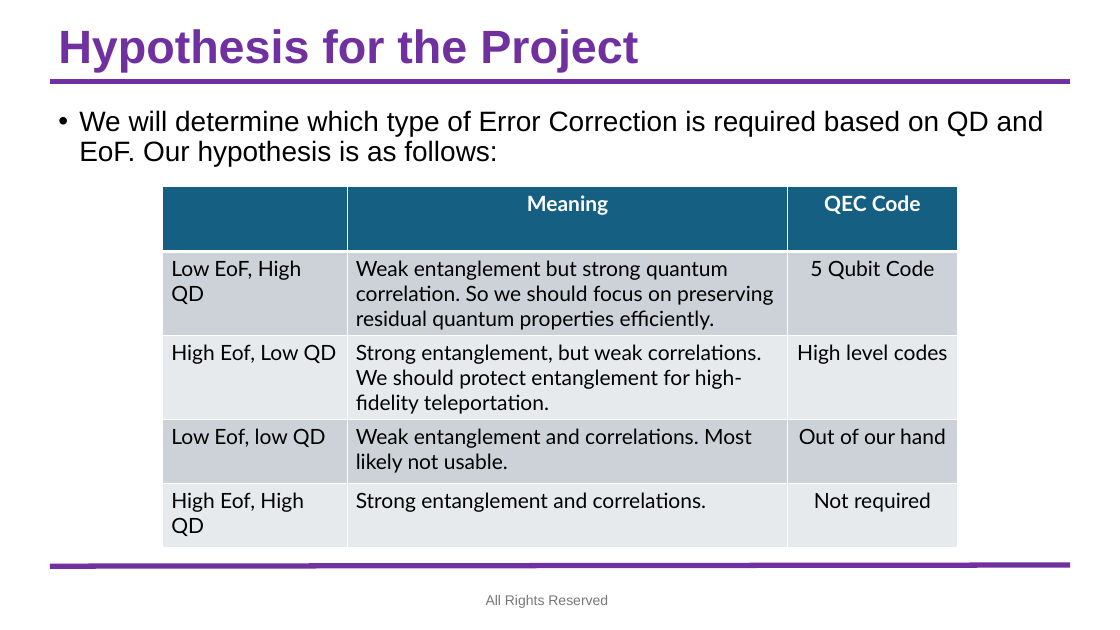
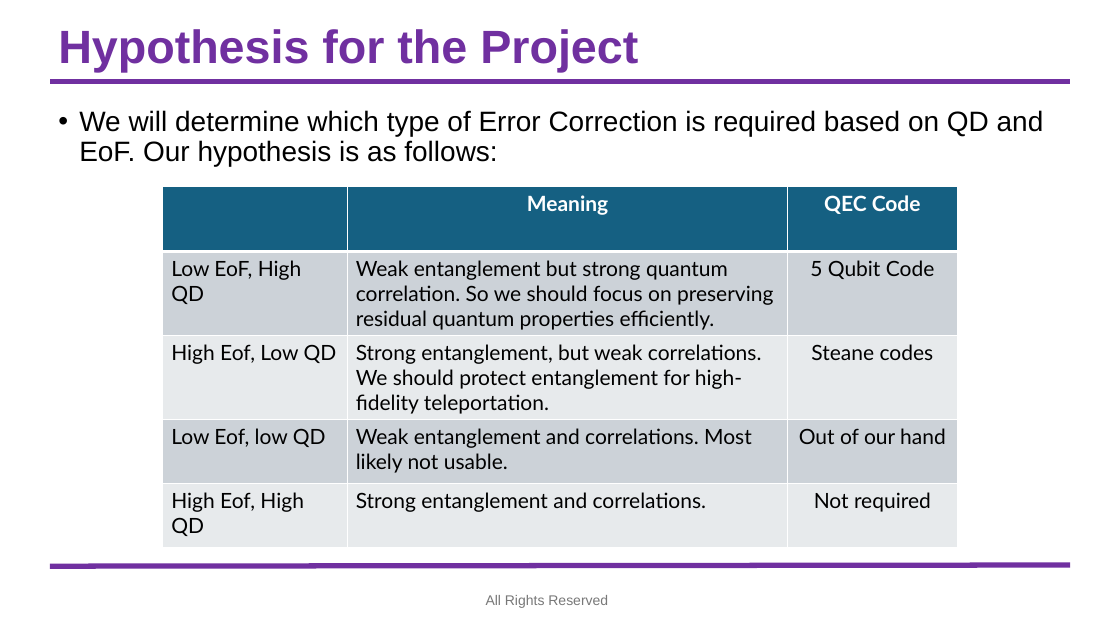
Before and after one commit to syedshubha/QNET25_Shubha, a slide deck: slide 15 of Teleportation_Fidelity.pptx (slide 9 before the commit). Drawn at 1120x630 pixels with LibreOffice and Linux fonts; fonts in the diff are those of the drawing; background and template pictures are left out. Boxes give left, top, right and bottom in pixels: in the first picture for what was removed or moved away, otherwise in the second. Text is boxed around its words. In the diff, an @@ line names an element or a change of style, - is before the commit and + after.

```diff
--- a/Teleportation_Fidelity.pptx
+++ b/Teleportation_Fidelity.pptx
@@ table at (163, 187, 958, 548) @@
-row 3, column 3: High level codes
+row 3, column 3: Steane codes
```
Also in this commit, not shown: 3 other slides changed, 6 slides added.
